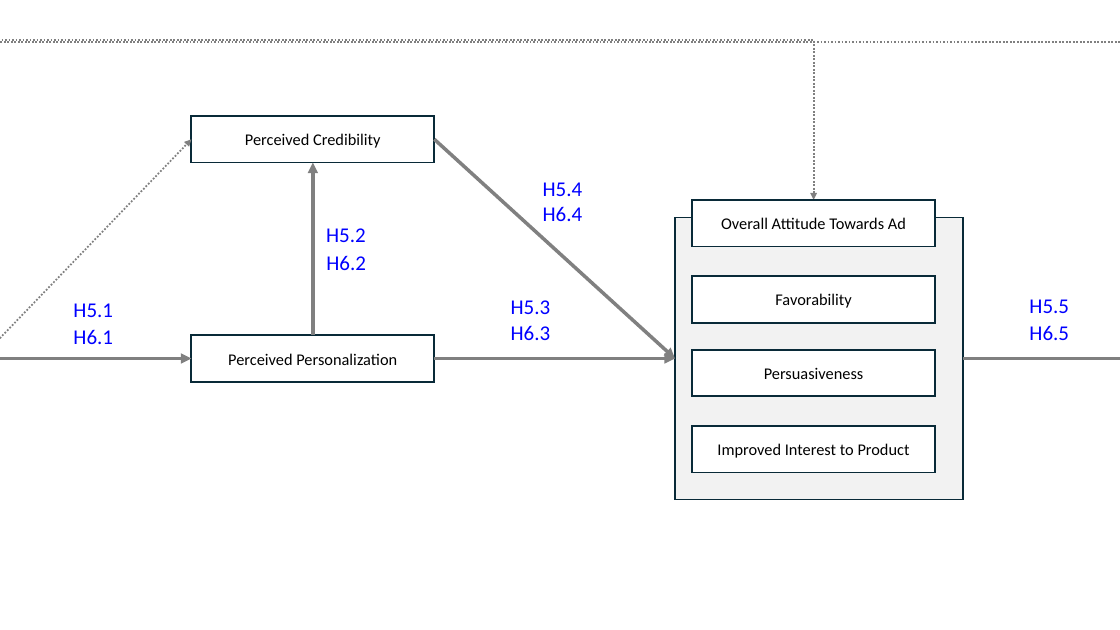
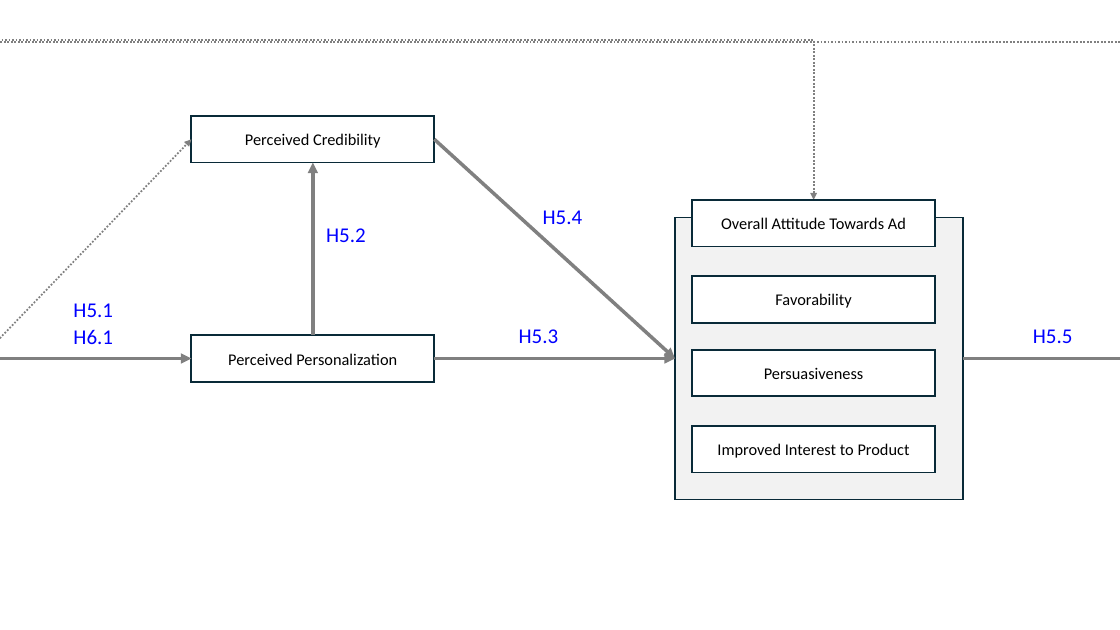
Before and after one commit to suharar/master_thesis, a slide deck: slide 1 of common_materials/framework.pptx. Drawn at 1120x630 pixels with LibreOffice and Linux fonts; fonts in the diff are those of the drawing. Boxes give left, top, right and bottom in pixels: in the first picture for what was removed or moved away, otherwise in the second. Text is boxed around its words. In the diff, an @@ line names an element or a change of style, - is before the commit and + after.

```diff
--- a/common_materials/framework.pptx
+++ b/common_materials/framework.pptx
@@ text "H5.4" moved from (x1=543, y1=182, x2=583, y2=196) to (x1=543, y1=210, x2=583, y2=224) @@
@@ text removed at (x1=543, y1=206, x2=583, y2=221) @@
-H6.4
@@ text removed at (x1=326, y1=255, x2=366, y2=270) @@
-H6.2
@@ text "H5.3" moved from (x1=511, y1=300, x2=551, y2=314) to (x1=519, y1=329, x2=559, y2=343) @@
@@ text removed at (x1=511, y1=325, x2=551, y2=340) @@
-H6.3
@@ text "H5.5" moved from (x1=1029, y1=299, x2=1069, y2=313) to (x1=1033, y1=329, x2=1073, y2=343) @@
@@ text removed at (x1=1029, y1=325, x2=1069, y2=340) @@
-H6.5
```
Also in this commit, not shown: 1 other slide changed, 11 other files.
